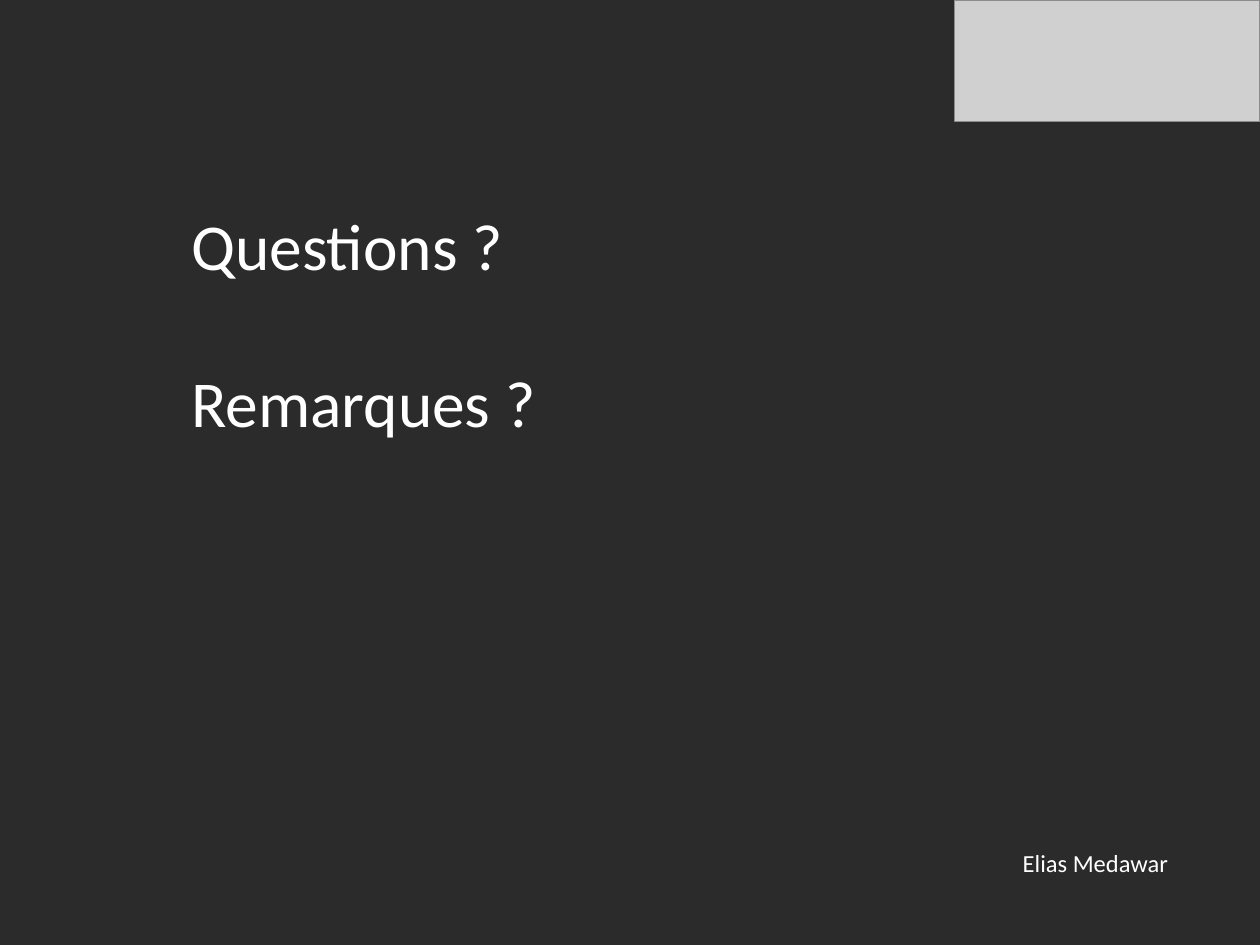
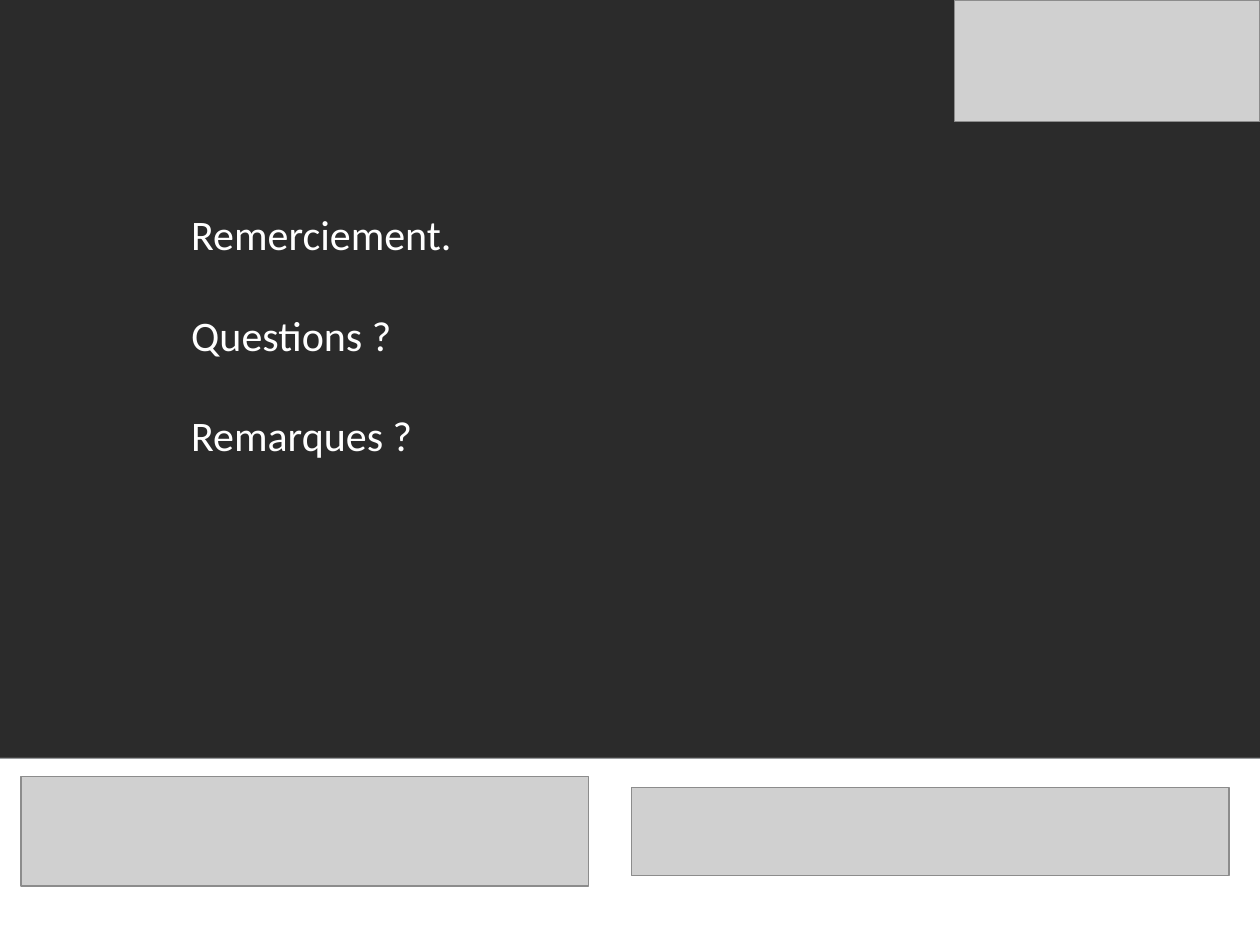
Before and after one commit to ghislaine009/ESIB_PAD, a slide deck: slide 14 of Documentation/Annexes/I_Presentation/Presntation.pptx. Drawn at 1260x945 pixels with LibreOffice and Linux fonts; fonts in the diff are those of the drawing; grey boxes stand for pictures; background and template pictures are left out; a plain dark background stands for a picture behind light text. Boxes give left, top, right and bottom in pixels: in the first picture for what was removed or moved away, otherwise in the second. Text is boxed around its words. In the diff, an @@ line names an element or a change of style, - is before the commit and + after.

```diff
--- a/Documentation/Annexes/I_Presentation/Presntation.pptx
+++ b/Documentation/Annexes/I_Presentation/Presntation.pptx
@@ text at [191, 221, 451, 251]: paragraph added @@
+Remerciement.
@@ text at [191, 322, 383, 458]: size 37.4 to 24 pt in "Questions ?", "Remarques ?" @@
@@ rectangle added at [0, 757, 1260, 945], fill #FFFFFF, outline #999C9E 0.25 pt @@
@@ picture added at [21, 776, 590, 886] @@
@@ picture added at [631, 788, 1228, 876] @@
@@ text removed at [1023, 855, 1168, 872] @@
-Elias Medawar
```
Also in this commit, not shown: 3 other slides changed.
